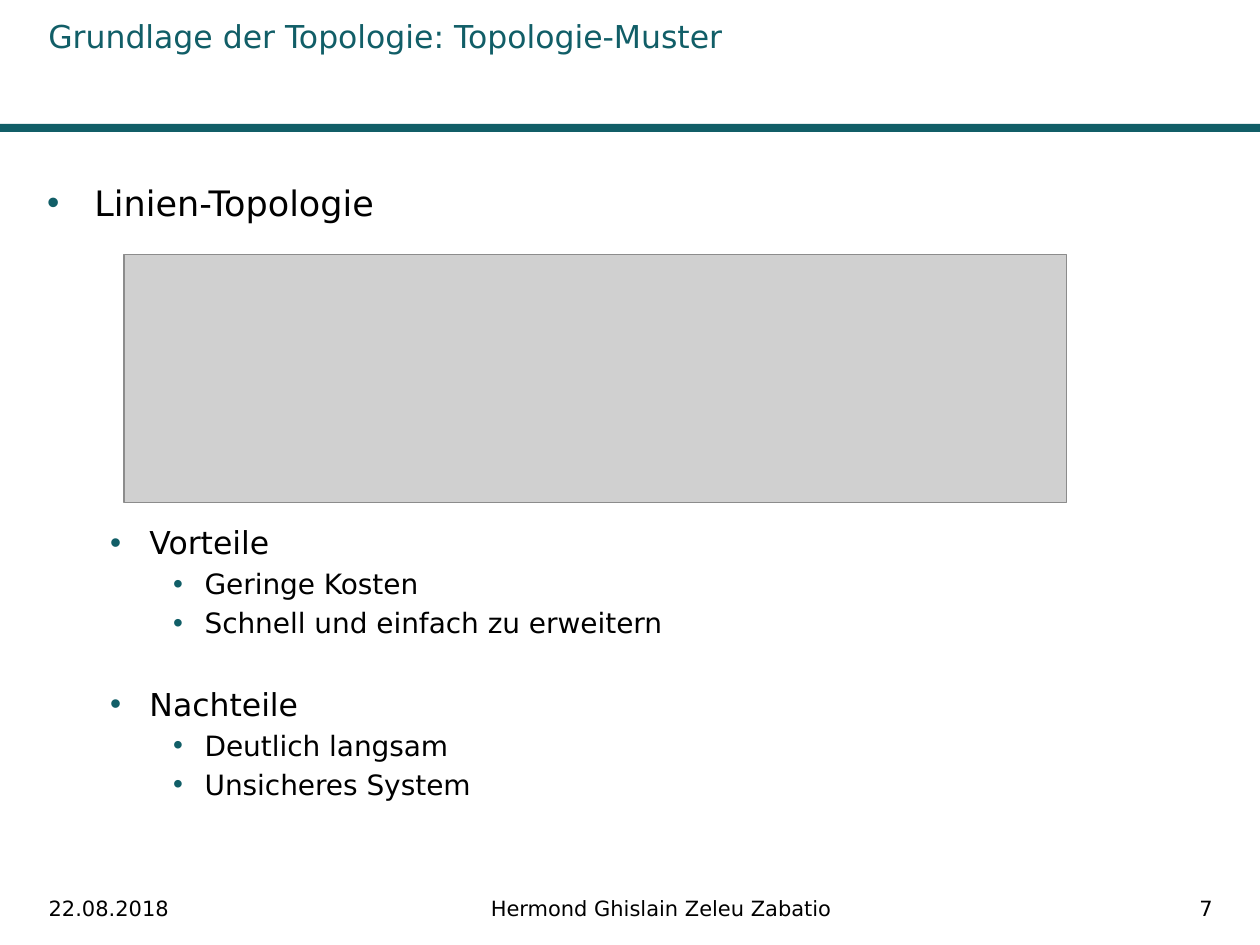
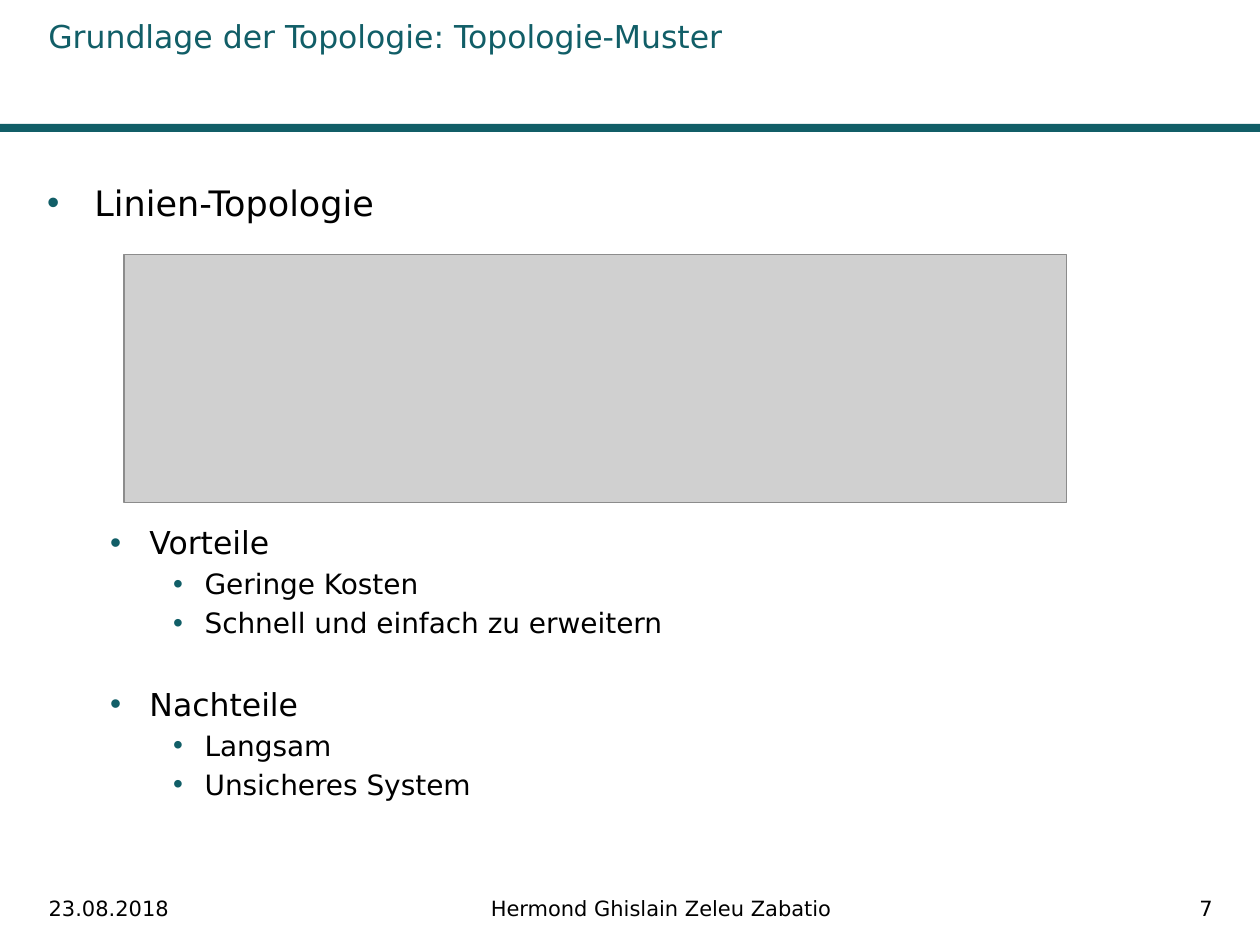
Before and after one commit to Ghislain1/zoe-fb-app, a slide deck: slide 7 of Master-Abschluss.pptx. Drawn at 1260x945 pixels with LibreOffice and Linux fonts; fonts in the diff are those of the drawing; grey boxes stand for pictures; background and template pictures are left out. Boxes give left, top, right and bottom in pixels: in the first picture for what was removed or moved away, otherwise in the second. Text is boxed around its words. In the diff, an @@ line names an element or a change of style, - is before the commit and + after.

```diff
--- a/Master-Abschluss.pptx
+++ b/Master-Abschluss.pptx
@@ text at (x1=205, y1=735, x2=332, y2=762): text changed @@
-    • Deutlich langsam
+    • Langsam
@@ text at (x1=49, y1=900, x2=169, y2=917): text changed @@
-22.08.2018
+23.08.2018
```
Also in this commit, not shown: 29 other slides changed.
